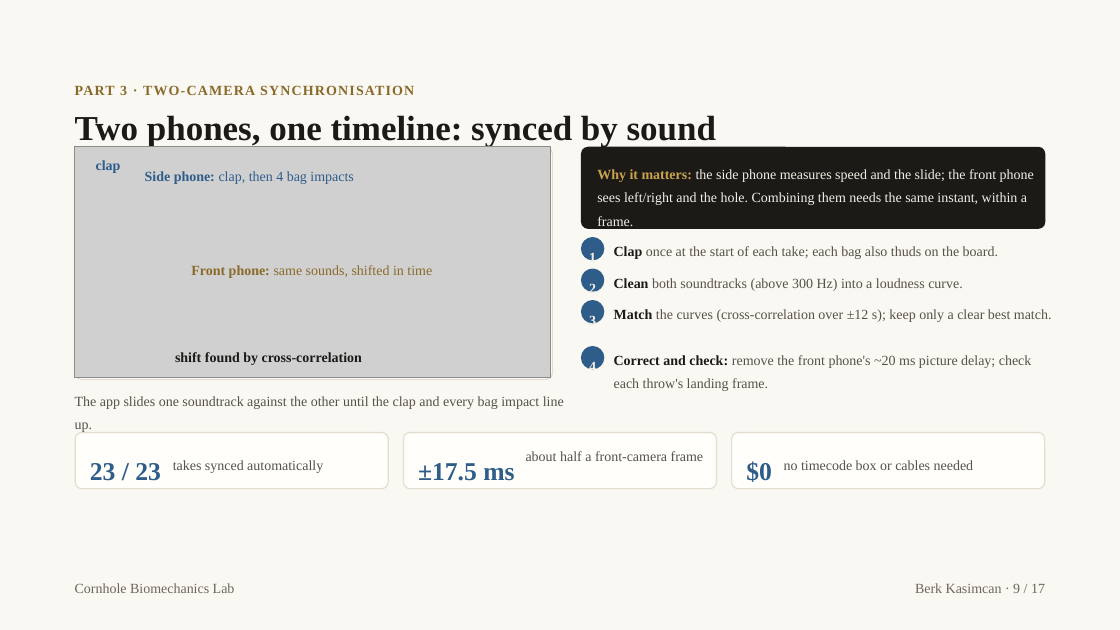
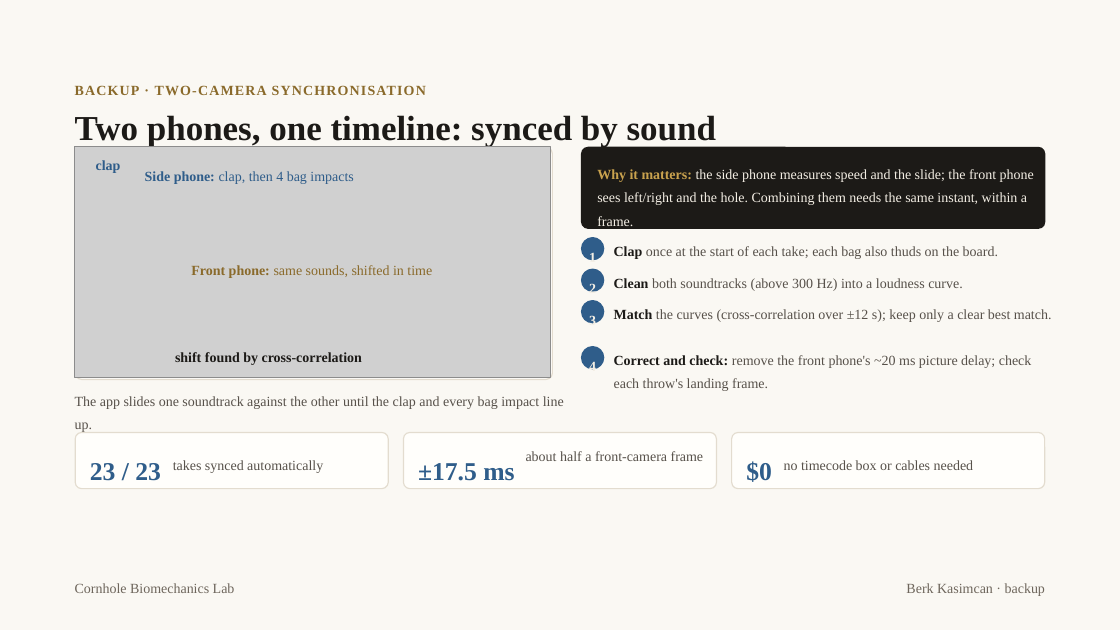
Before and after one commit to Berkonas/CornHoleBiomech, a slide deck: slide 18 of docs/presentation/Cornhole Biomechanics Lab - Final.pptx (slide 9 before the commit). Drawn at 1120x630 pixels with LibreOffice and Linux fonts; fonts in the diff are those of the drawing; grey boxes stand for pictures. Boxes give left, top, right and bottom in pixels: in the first picture for what was removed or moved away, otherwise in the second. Text is boxed around its words. In the diff, an @@ line names an element or a change of style, - is before the commit and + after.

```diff
--- a/docs/presentation/Cornhole Biomechanics Lab - Final.pptx
+++ b/docs/presentation/Cornhole Biomechanics Lab - Final.pptx
@@ text at (75, 85, 426, 95): text changed @@
-PART 3 · TWO-CAMERA SYNCHRONISATION
+BACKUP · TWO-CAMERA SYNCHRONISATION
@@ text at (906, 583, 1045, 596): text changed @@
-Berk Kasimcan · 9 / 17
+Berk Kasimcan · backup
```
Also in this commit, not shown: 15 other slides changed, 3 slides added, 14 other files.
